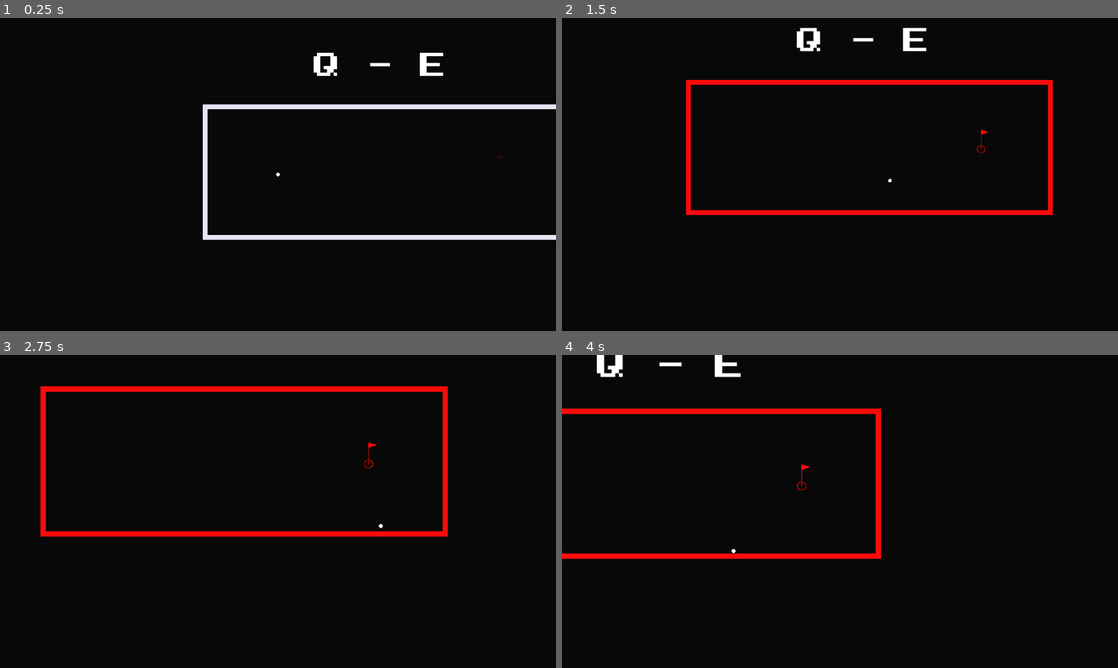
Above: before the commit, frames 1-4 (two rows, left to right).
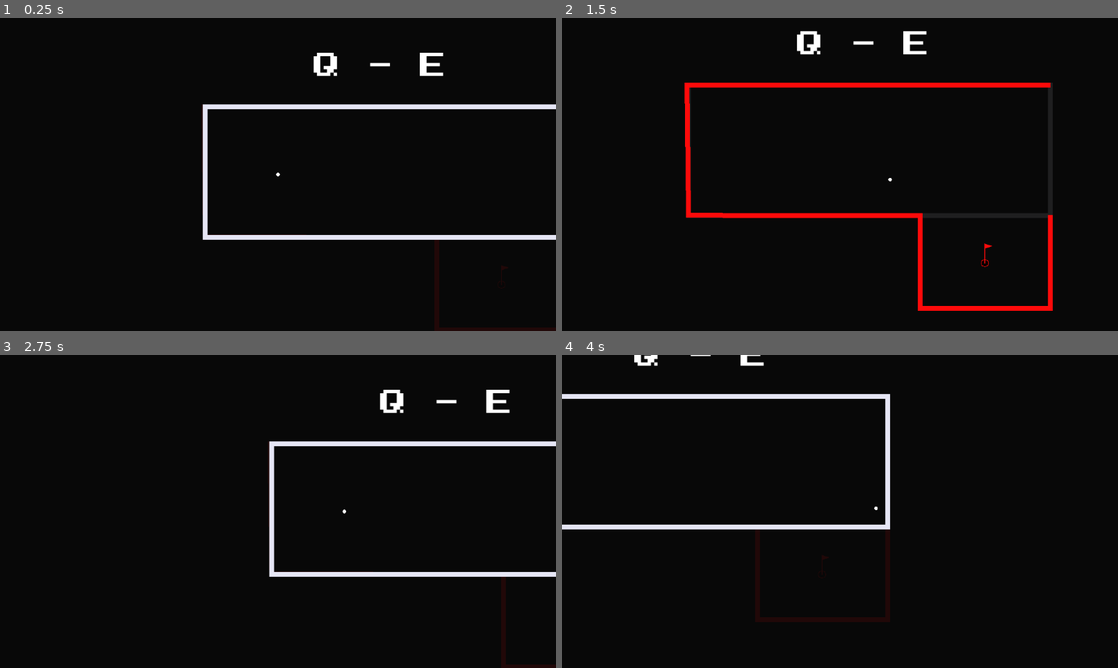
Above: after the commit, the same moments.

Repository: Renovare10/dimensional-golf
Game: Godot game, scene res://levels/level_02.tscn
Same seed, same stepped clock (60 frames per second), same inputs: the game is played once before the commit and once after it. This scene is started directly instead of the project's main scene.
Inputs (mouse positions are in pixels of both pictures, inside the frame that each line leads up to):
- Up to frame 1 (0.25 s): no input
- Up to frame 2 (1.5 s): tap Enter at 0.5 s; move the mouse to (962, 158) at 0.52 s; hold Right (ui_right) 0.53-1.25 s; hold Q (switch_layer_next) 0.53-1.25 s; click (962, 158) at 0.67 s; tap Up (ui_up) at 0.77 s; drag from (728, 190) to (1045, 158) at 1.27 s
- Up to frame 3 (2.75 s): move the mouse to (333, 442) at 2.02 s; hold Left (ui_left) from 2.03 s (still down); tap Mouse wheel up (zoom_in) at 2.1 s
- Up to frame 4 (4 s): release Left (ui_left) at 2.75 s; drag from (812, 574) to (673, 464) at 2.77 s; move the mouse to (1006, 558) at 3.52 s; hold Right (ui_right) from 3.53 s (still down); hold Shift from 3.53 s (still down); tap Up (ui_up) at 3.77 s

The runs differ from the first frame. In frame 1, 0.5% of the frame differs, in the area x 36-100%, y 27-100%; in frame 2, 4.6%; in frame 3, 6.5%, in the area x 7-100%, y 10-100%; in frame 4, 6.4%.

Commit message:
Updated level 2

Diff:
--- a/levels/level_02.tscn
+++ b/levels/level_02.tscn
@@ -18,14 +18,16 @@
 points = PackedVector2Array(677, -300, 1000, -300, 1000, -30, 250, -30, 250, -300, 677, -300)
 
 [node name="Layer1" type="Node2D" parent="DimensionSystem" unique_id=541906076]
+position = Vector2(247, 223)
+rotation = 1.5707964
+
+[node name="Flag" parent="DimensionSystem/Layer1" unique_id=2137422166 instance=ExtResource("3_gia0r")]
+position = Vector2(-11.000001, -6.9999948)
+rotation = -1.5707964
 
 [node name="Walls" parent="DimensionSystem/Layer1" unique_id=1180231711 instance=ExtResource("2_didps")]
 position = Vector2(-613, 160)
-points = PackedVector2Array(677, -300, 1000, -300, 1000, -30, 250, -30, 250, -300, 677, -300)
-
-[node name="Flag" parent="DimensionSystem/Layer1" unique_id=2137422166 instance=ExtResource("3_gia0r")]
-position = Vector2(247, -17)
-this_level = 1
+points = PackedVector2Array(519, -300, 712, -300, 712, -30, 520, -29.999992, 519.11304, 450, 250, 453, 250, -300)
 
 [node name="GolfBall" parent="." unique_id=108662463 instance=ExtResource("1_h518d")]
 position = Vector2(-212, 0)
